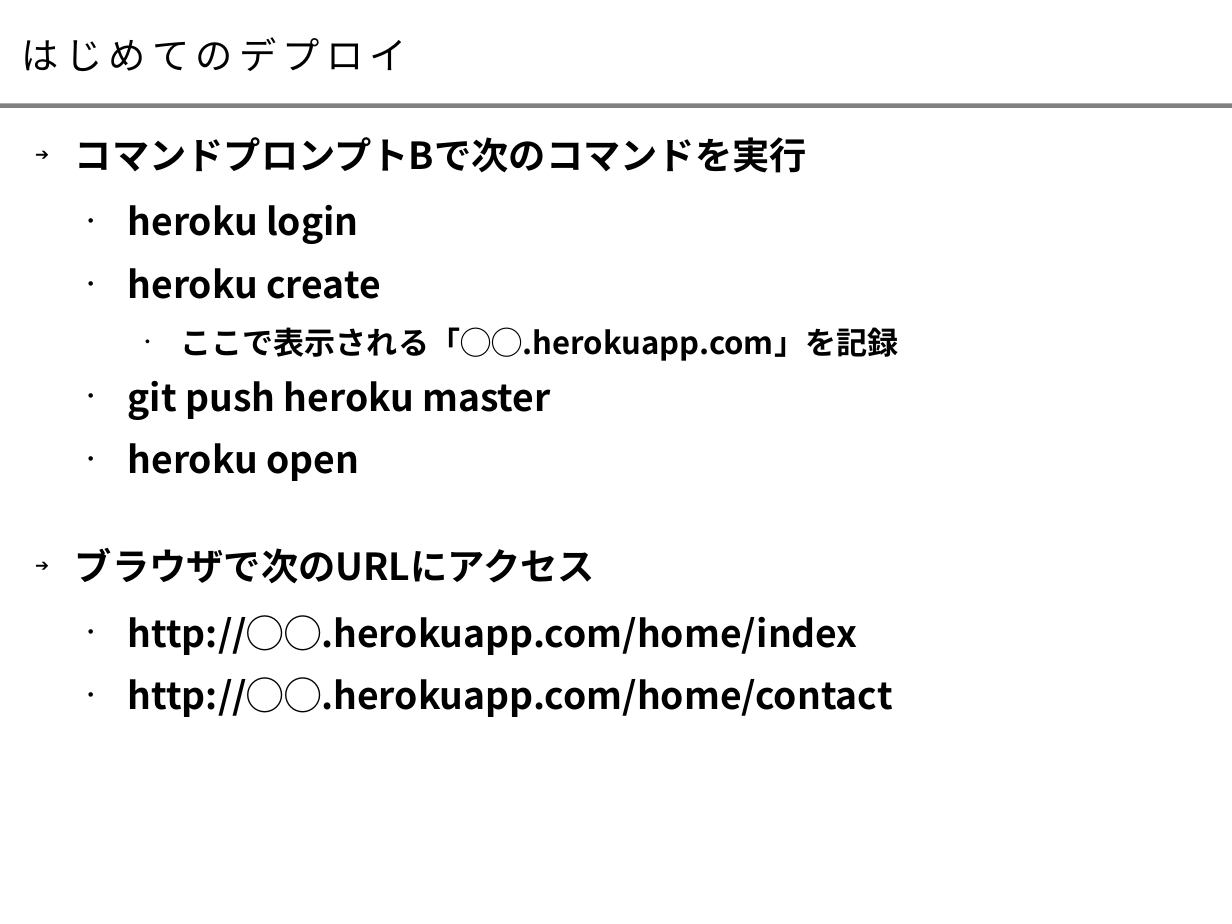
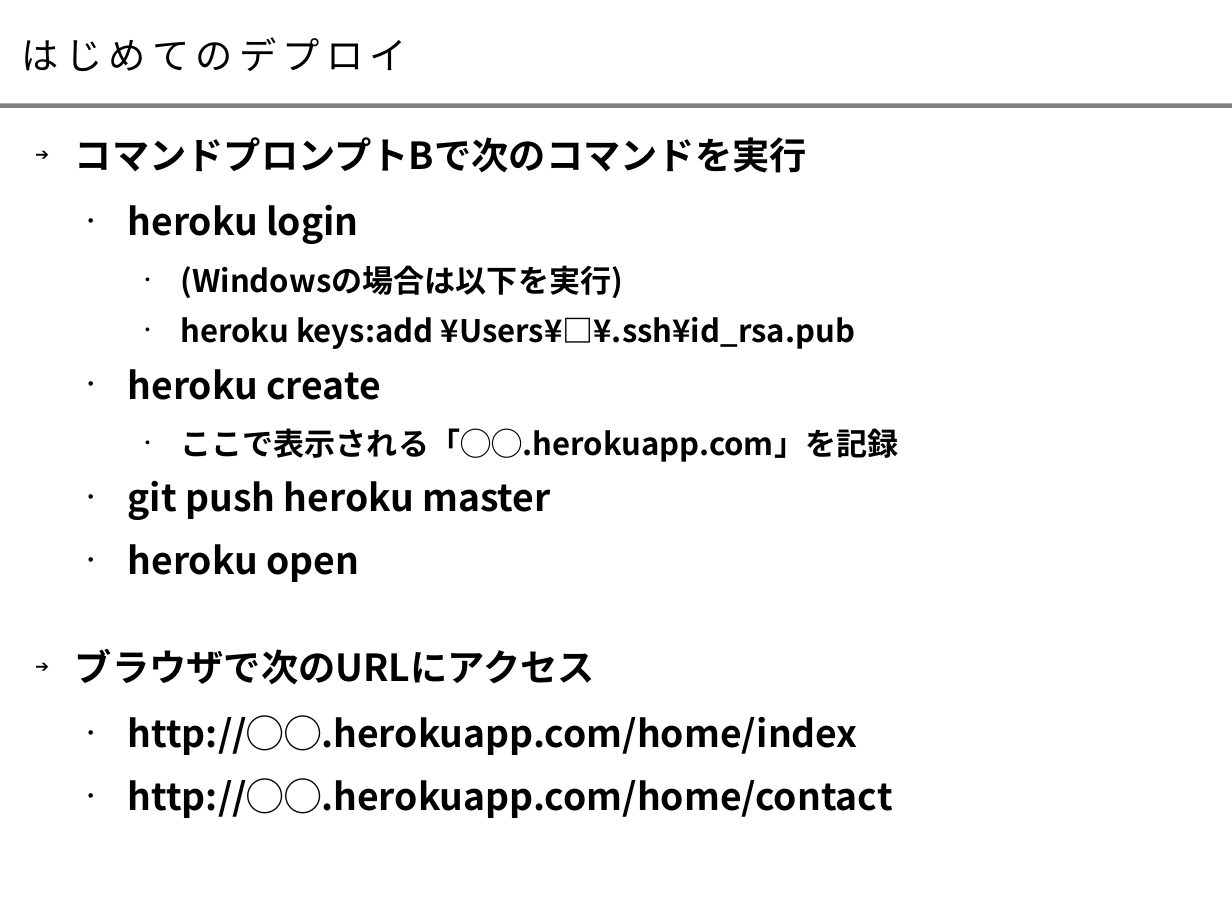
Before and after one commit to takaokouji/sitw16-hello, a slide deck: slide 11 of doc/startup_ruby_paas.odp. Drawn at 1232x924 pixels with LibreOffice and Linux fonts; fonts in the diff are those of the drawing. Boxes give left, top, right and bottom in pixels: in the first picture for what was removed or moved away, otherwise in the second. Text is boxed around its words. In the diff, an @@ line names an element or a change of style, - is before the commit and + after.

```diff
--- a/doc/startup_ruby_paas.odp
+++ b/doc/startup_ruby_paas.odp
@@ text at <box>180,265,855,349</box>: paragraphs added @@
+    • (Windowsの場合は以下を実行)
+    • heroku keys:add ¥Users¥□¥.ssh¥id_rsa.pub
```
Also in this commit, not shown: 4 other slides changed.
